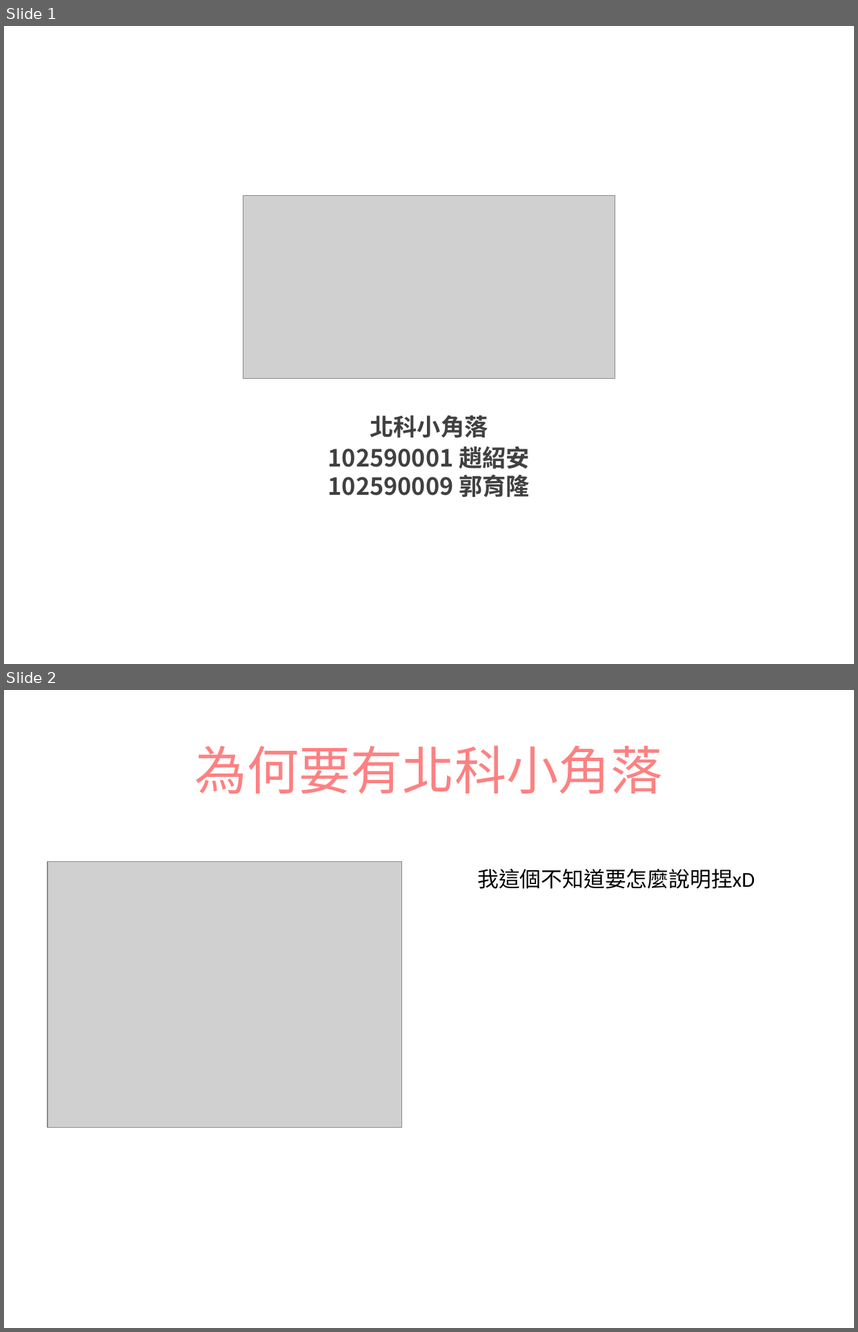
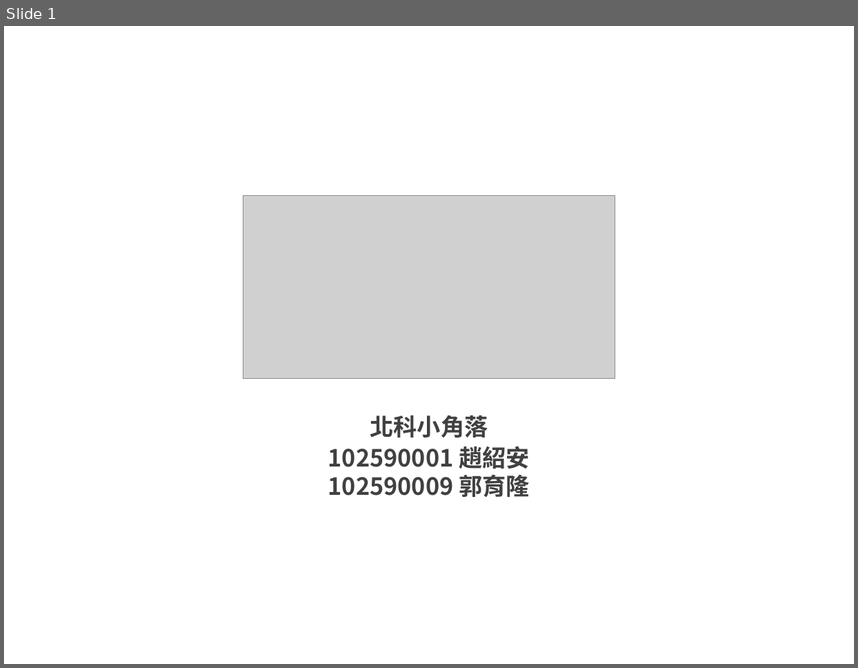
Before and after one commit to iml885203/front-end-class-project, a slide deck: powerpoint/報告PPT.pptx. Shown one above the other, each under a label of ours: slides 1 and 2 before the commit, slide 1 after it. The pictures are 858x1332 and 858x668 pixels, drawn with LibreOffice and Linux fonts; fonts in the diff are those of the drawing; grey boxes stand for pictures; background and template pictures are left out. Boxes give left, top, right and bottom in pixels: in the first picture for what was removed or moved away, otherwise in the second. Text is boxed around its words. In the diff, an @@ line names an element or a change of style, - is before the commit and + after.

```diff
--- a/powerpoint/報告PPT.pptx
+++ b/powerpoint/報告PPT.pptx
@@ slide 2 removed at box(4, 690, 854, 1328), background picture (left out) @@
@@ title removed at box(195, 746, 663, 793) @@
-為何要有北科小角落
@@ picture removed at box(47, 862, 402, 1127) @@
@@ text removed at box(477, 869, 755, 889) @@
-我這個不知道要怎麼說明捏xD
```
Also in this commit, not shown: 1 slide changed, 5 slides added, 4 other slides removed.
